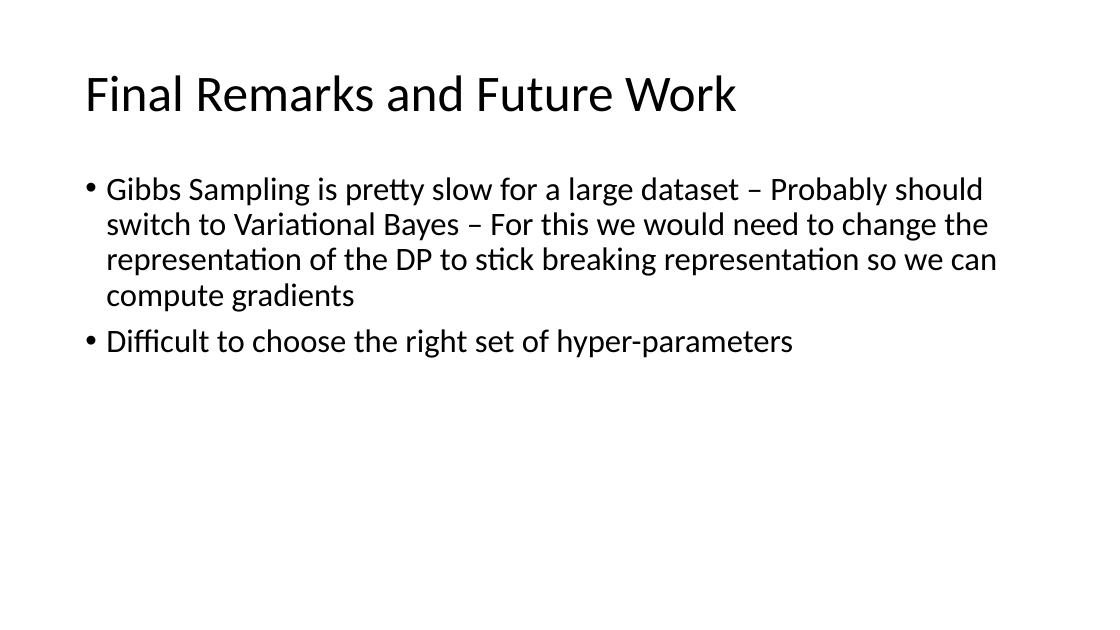
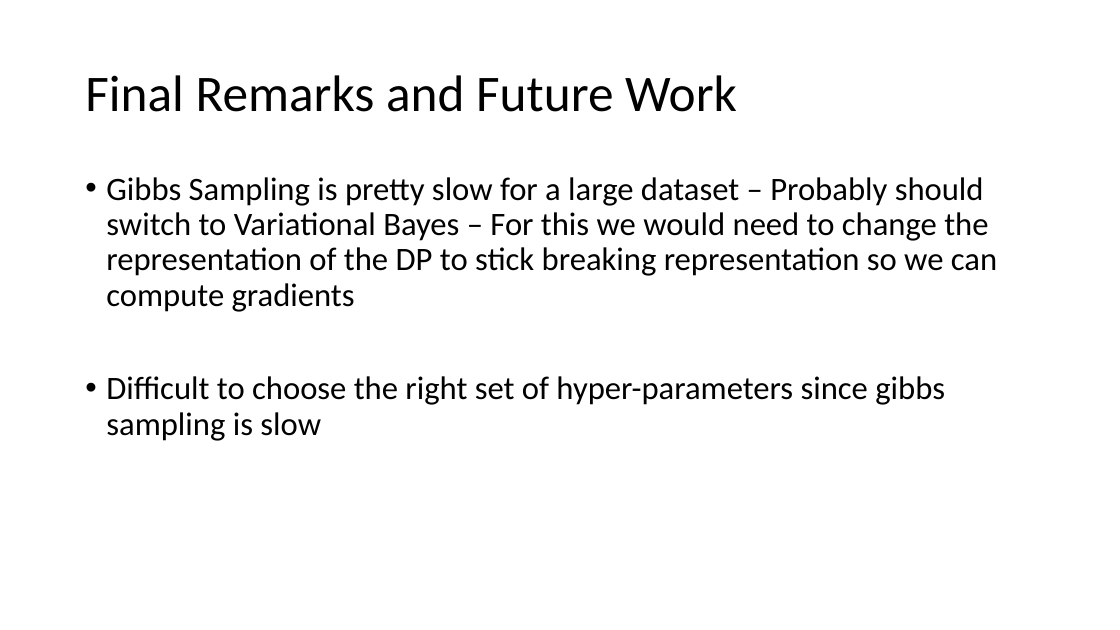
Before and after one commit to goldenberg-lab/joint_gp_clustering, a slide deck: slide 9 of PresentationFriday8:25.pptx. Drawn at 1120x630 pixels with LibreOffice and Linux fonts; fonts in the diff are those of the drawing. Boxes give left, top, right and bottom in pixels: in the first picture for what was removed or moved away, otherwise in the second. Text is boxed around its words. In the diff, an @@ line names an element or a change of style, - is before the commit and + after.

```diff
--- a/PresentationFriday8:25.pptx
+++ b/PresentationFriday8:25.pptx
@@ text at box(106, 376, 945, 441): text changed @@
-• Difficult to choose the right set of hyper-parameters
+• Difficult to choose the right set of hyper-parameters since gibbs sampling is slow
```
Also in this commit, not shown: 3 other files.
